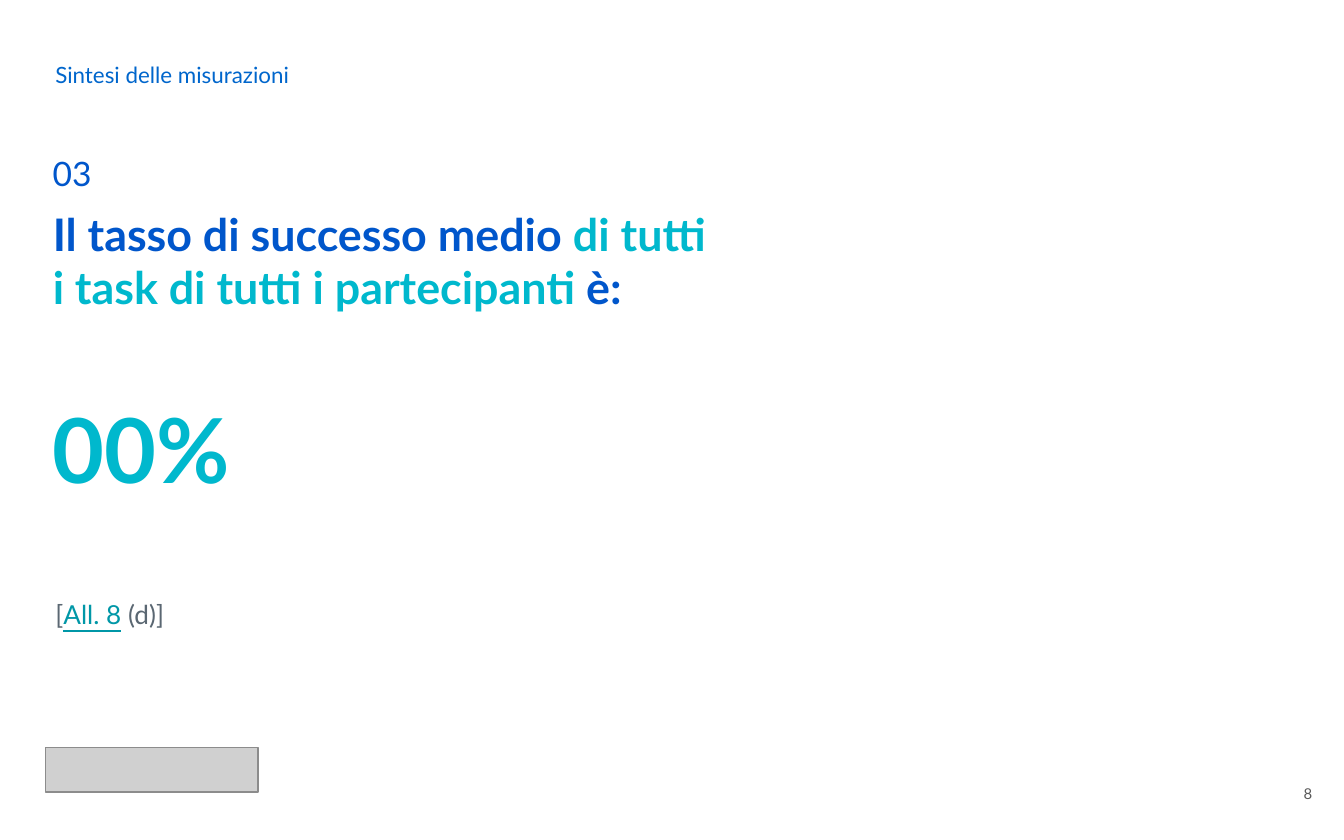
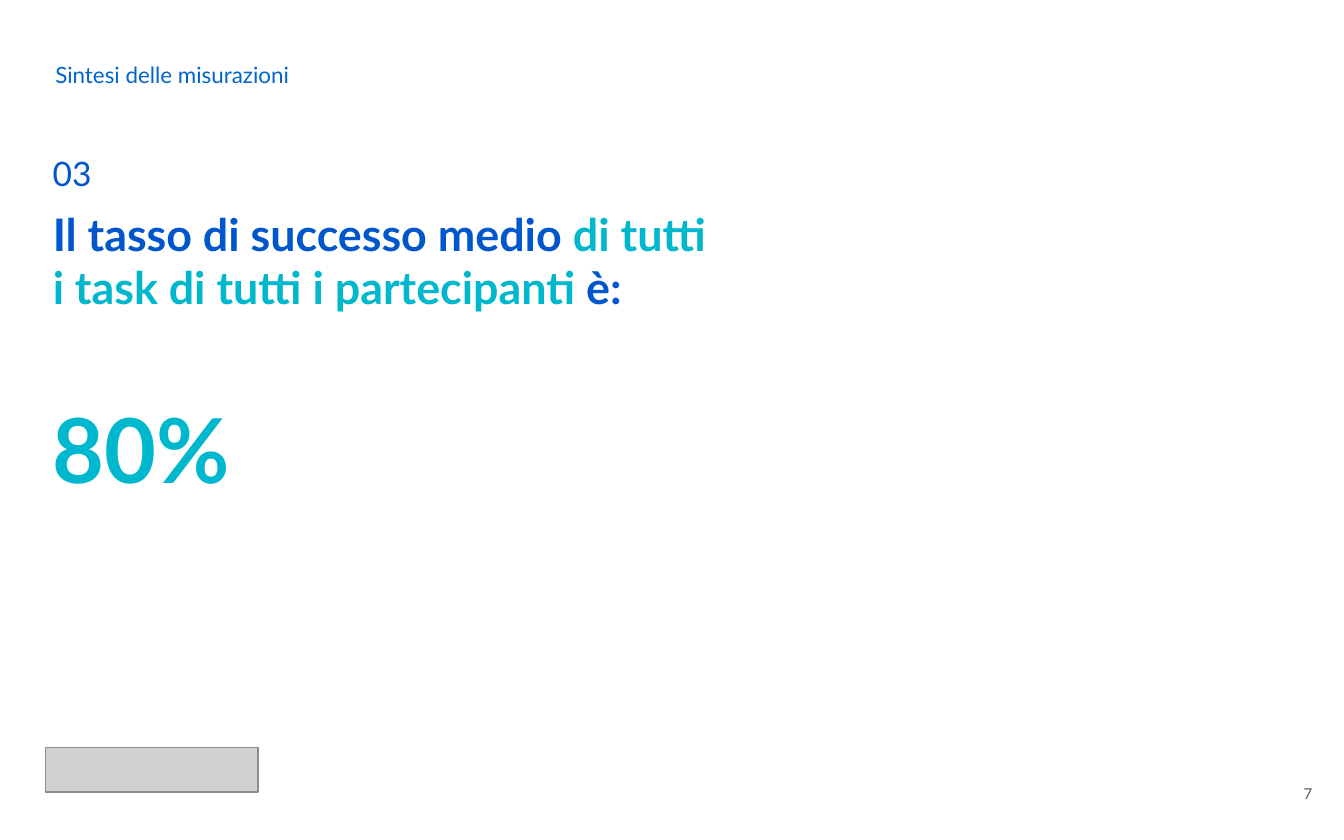
Before and after one commit to GiuVol/Progetto-IUM-21-22, a slide deck: slide 7 of Report dei risultati.pptx (slide 8 before the commit). Drawn at 1344x840 pixels with LibreOffice and Linux fonts; fonts in the diff are those of the drawing; grey boxes stand for pictures. Boxes give left, top, right and bottom in pixels: in the first picture for what was removed or moved away, otherwise in the second. Text is boxed around its words. In the diff, an @@ line names an element or a change of style, - is before the commit and + after.

```diff
--- a/Report dei risultati.pptx
+++ b/Report dei risultati.pptx
@@ text at box(53, 417, 230, 484): text changed @@
-00%
+80%
@@ text removed at box(55, 604, 164, 628) @@
-[All. 8 (d)]
@@ page number at box(1304, 788, 1313, 799): text changed @@
-8
+7
```
Also in this commit, not shown: 7 other slides changed, 4 slides added, 3 slides removed.
